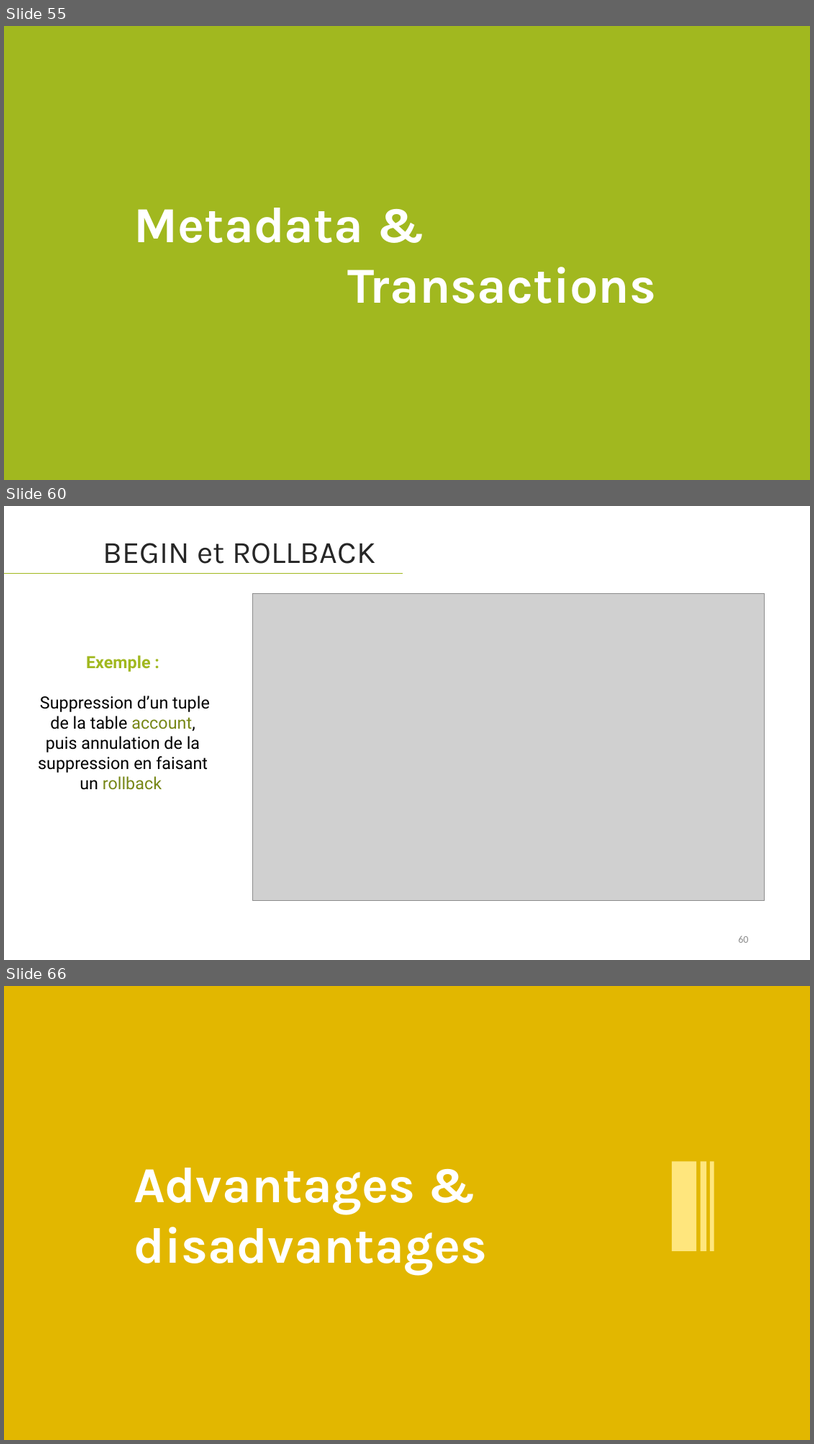
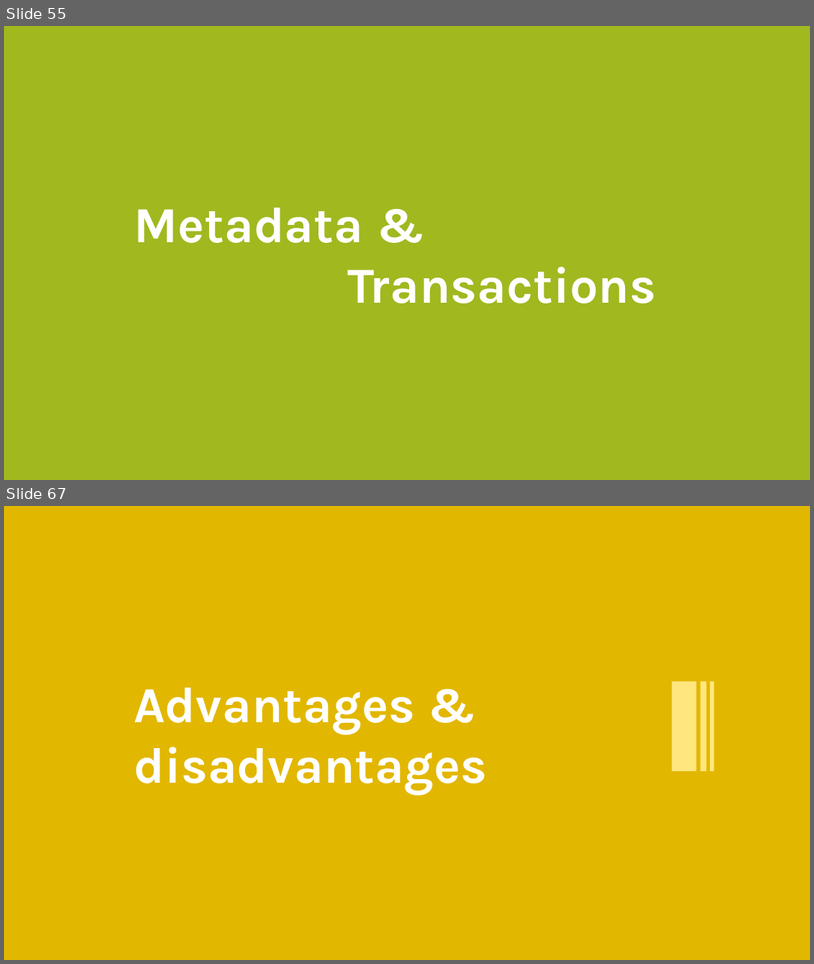
Before and after one commit to lahcenrahlaoui/Wingardium_Leviosaaaa, a slide deck: Presentation-projet-SQLite (1) - Copy.pptx. Shown one above the other, each under a label of ours: slides 55, 60 and 66 before the commit, slides 55 and 67 after it; the slides between them are not shown. The pictures are 814x1444 and 814x964 pixels, drawn with LibreOffice and Linux fonts; fonts in the diff are those of the drawing; grey boxes stand for pictures. Boxes give left, top, right and bottom in pixels: in the first picture for what was removed or moved away, otherwise in the second. Text is boxed around its words. In the diff, an @@ line names an element or a change of style, - is before the commit and + after.

```diff
--- a/Presentation-projet-SQLite (1) - Copy.pptx
+++ b/Presentation-projet-SQLite (1) - Copy.pptx
@@ slide 60 removed at bbox=[4, 506, 810, 960], background #FFFFFF @@
@@ text removed at bbox=[103, 543, 376, 564] @@
-BEGIN et ROLLBACK
@@ line removed from (4, 574) to (404, 574) @@
@@ picture removed at bbox=[253, 593, 765, 900] @@
@@ text removed at bbox=[38, 655, 210, 790] @@
-Exemple :
-Suppression d’un tuple de la table account, puis annulation de la suppression en faisant un rollback
@@ page number removed at bbox=[738, 936, 748, 942] @@
-60
@@ what was slide 66 is now slide 67 @@
```
Also in this commit, not shown: 7 slides changed, 6 slides added, 4 other slides removed.
